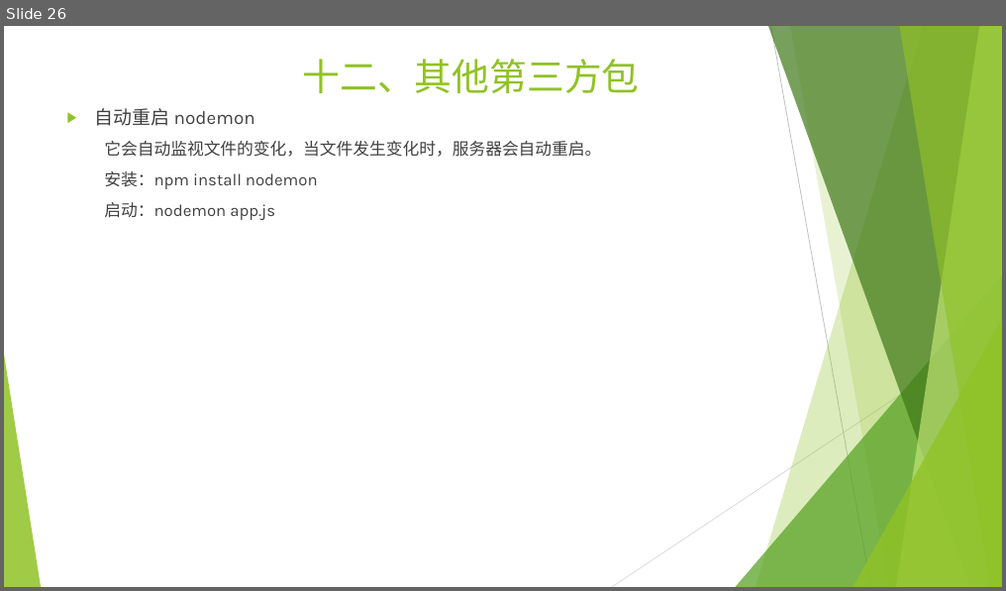
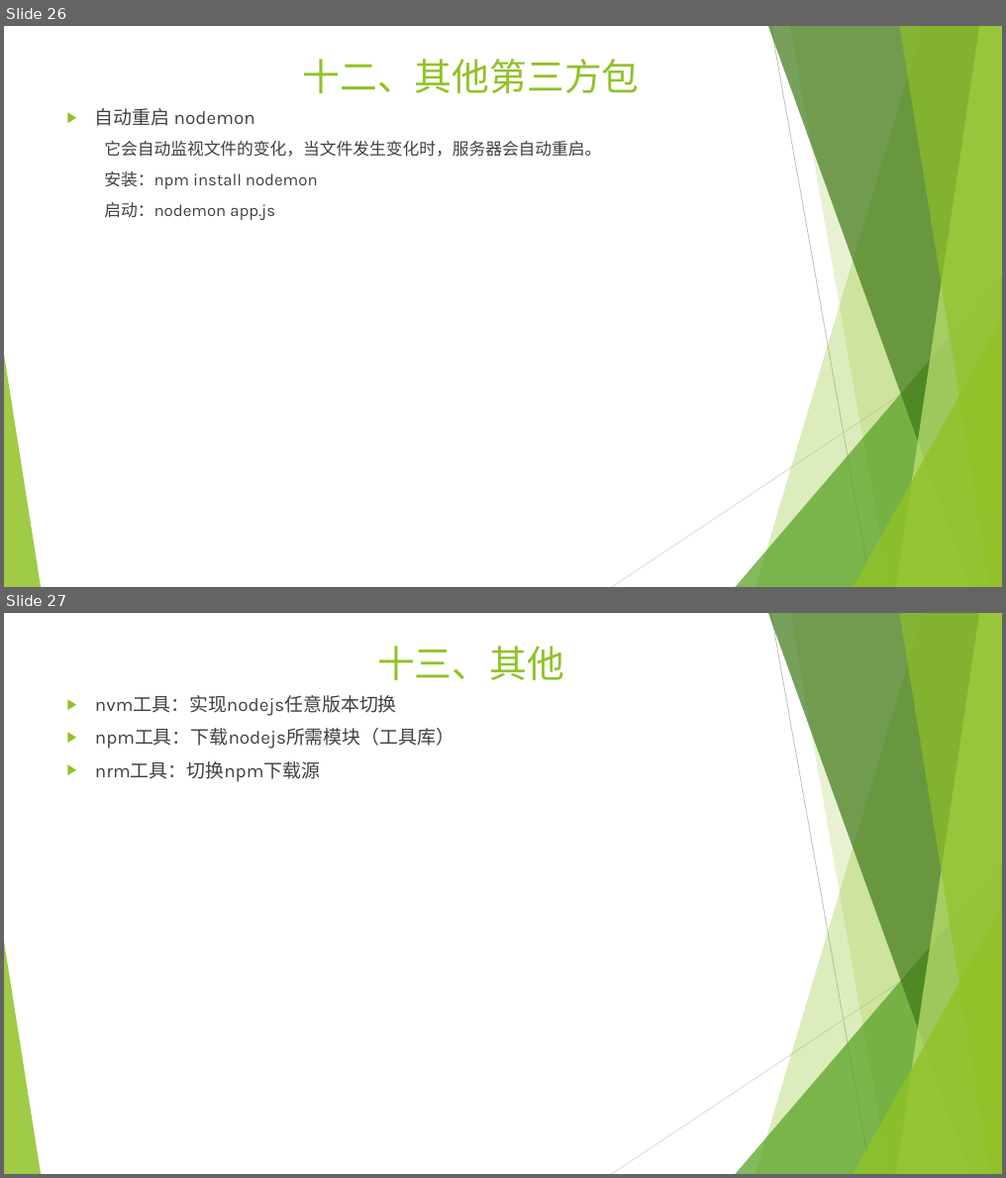
Before and after one commit to zhengpj95/nodejs_tutorial, a slide deck: NodeJS学习.pptx. Shown one above the other, each under a label of ours: slide 26 before the commit, slides 26 and 27 after it. The pictures are 1006x591 and 1006x1178 pixels, drawn with LibreOffice and Linux fonts; fonts in the diff are those of the drawing. Boxes give left, top, right and bottom in pixels: in the first picture for what was removed or moved away, otherwise in the second. Text is boxed around its words. In the diff, an @@ line names an element or a change of style, - is before the commit and + after.

```diff
--- a/NodeJS学习.pptx
+++ b/NodeJS学习.pptx
@@ slide 27 added at <box>4,613,1002,1174</box>, background #FFFFFF; not listed: 10 template elements that a slide beside it also shows @@
@@ title added at <box>377,646,564,680</box>, 36 pt, text #90C226 @@
+十三、其他
@@ text added at <box>95,695,454,782</box>, 18 pt, text #404040 @@
+▶ nvm工具：实现nodejs任意版本切换
+▶ npm工具：下载nodejs所需模块（工具库）
+▶ nrm工具：切换npm下载源
```
Also in this commit, not shown: 2 slides changed.
